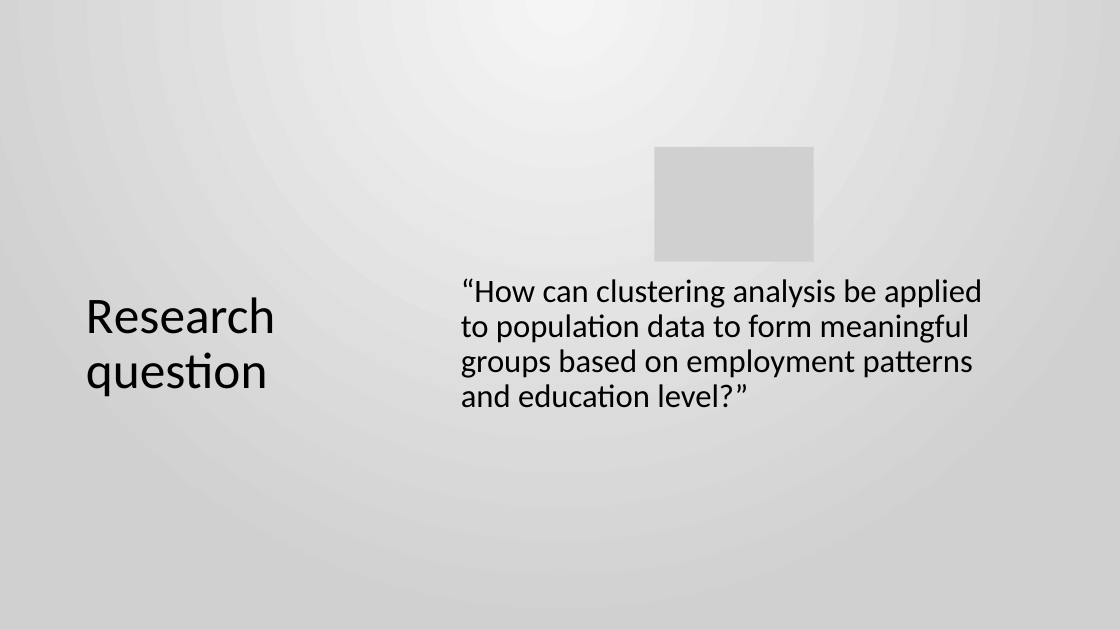
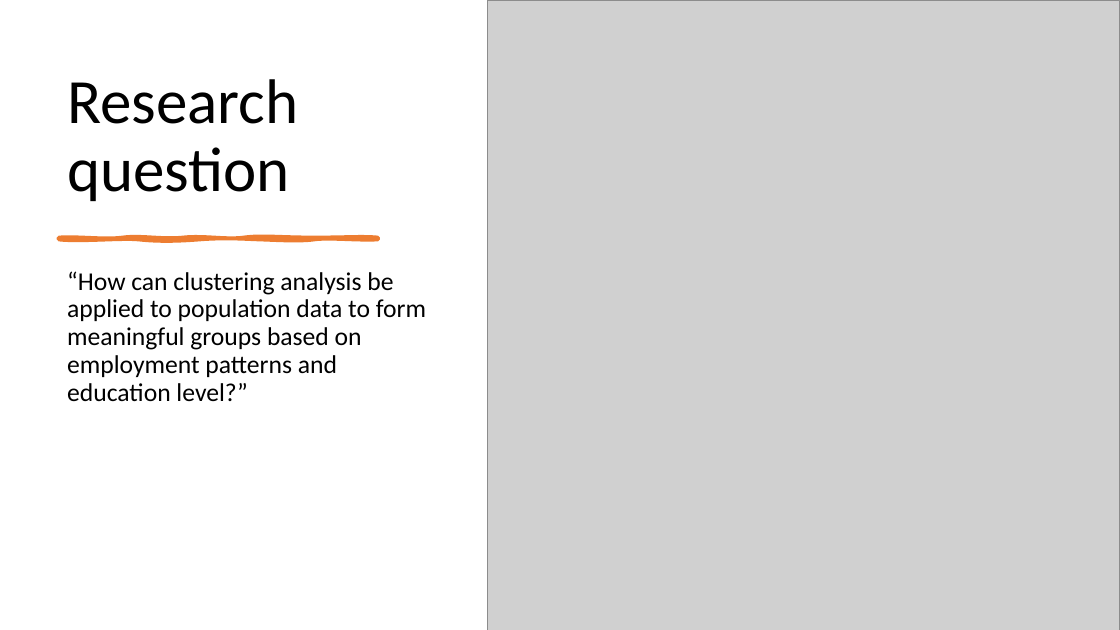
Before and after one commit to ronenhr/2nd_year_project, a slide deck: slide 3 of Presentation1.pptx. Drawn at 1120x630 pixels with LibreOffice and Linux fonts; fonts in the diff are those of the drawing; grey boxes stand for pictures. Boxes give left, top, right and bottom in pixels: in the first picture for what was removed or moved away, otherwise in the second. Text is boxed around its words. In the diff, an @@ line names an element or a change of style, - is before the commit and + after.

```diff
--- a/Presentation1.pptx
+++ b/Presentation1.pptx
@@ background gradient #F6F6F6 to #D2D1D1 to #FFFFFF @@
@@ picture added at [488,0,1120,630] @@
@@ title "Research question": place and size @@
-title "Research question" at [86,297,275,397]
+title "Research question" at [67,79,298,201]
@@ title "Research question" at [67,79,298,201]: size 44 to 54 pt; vertical alignment middle to bottom @@
@@ picture removed at [655,147,814,262] @@
@@ freeform shape added at [59,238,378,239], fill #ED7D31, outline #ED7D31 3.5 pt @@
@@ text "“How can clustering analysis be ...": place and size @@
-text "“How can clustering analysis be ..." at [461,278,982,408]
+text "“How can clustering analysis be ..." at [67,271,426,401]
@@ text "“How can clustering analysis be ..." at [67,271,426,401]: size 28 to 22 pt; vertical alignment middle to top @@
```
Also in this commit, not shown: 5 other slides changed, 8 slides added, 2 slides removed.
